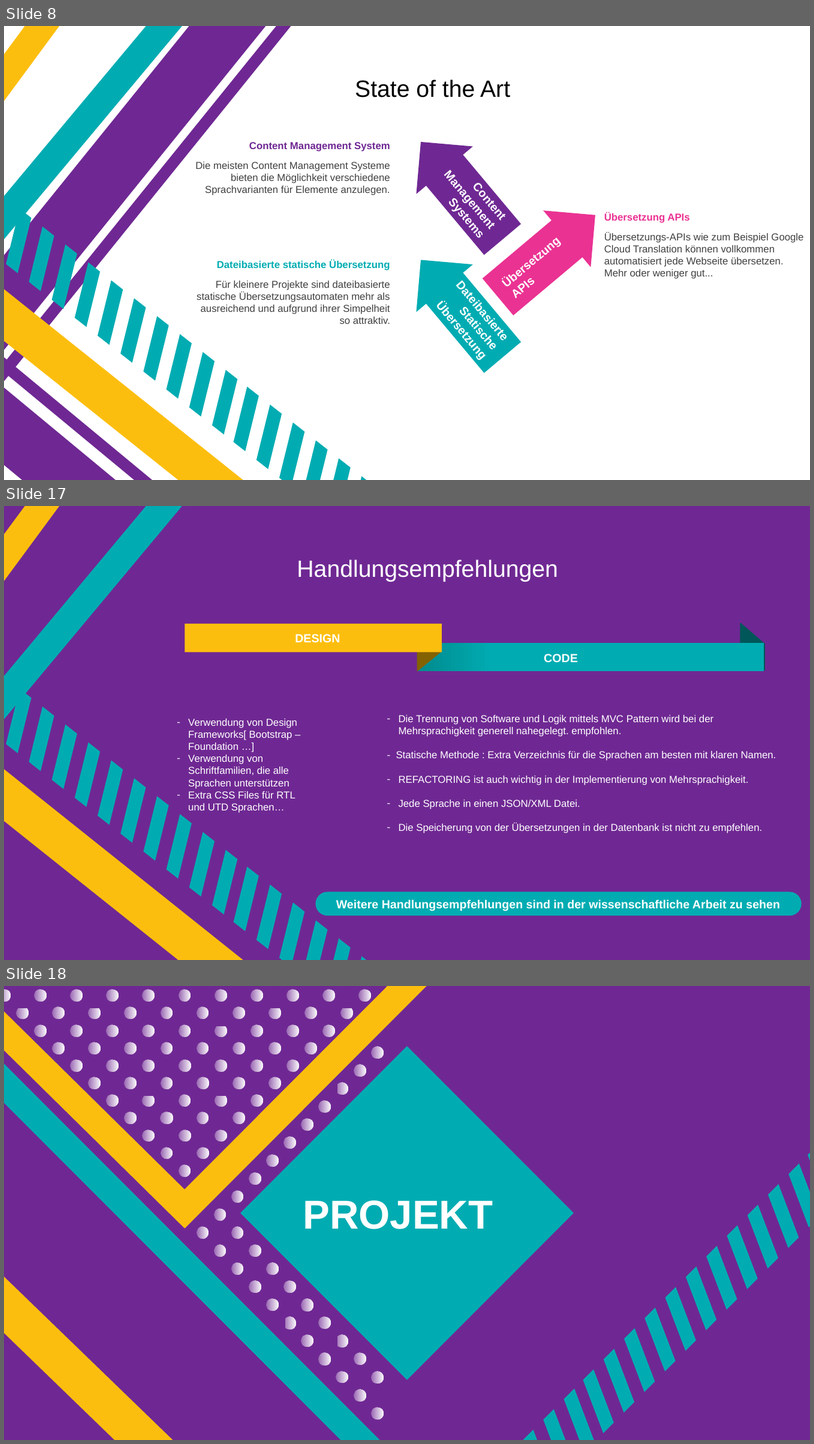
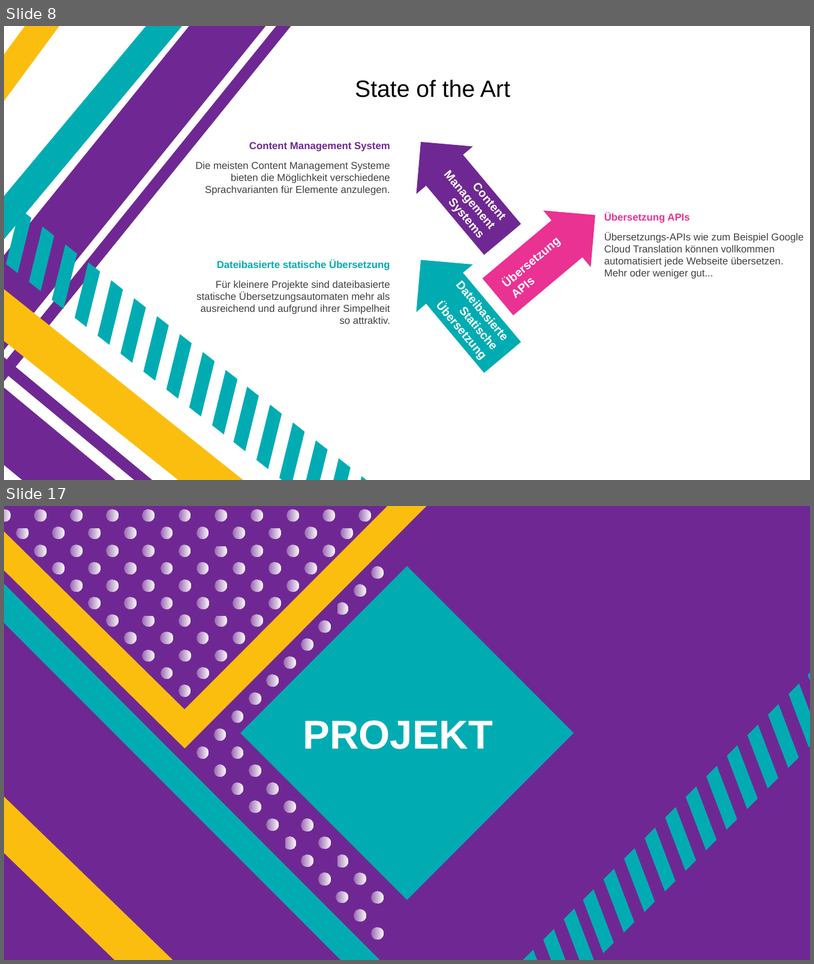
Before and after one commit to Eyssamsh/gui, a slide deck: guiProjekt/downloads/Final Präsentation Mehrsprachigkeit.pptx. Shown one above the other, each under a label of ours: slides 8, 17 and 18 before the commit, slides 8 and 17 after it; the slides between them are not shown. The pictures are 814x1444 and 814x964 pixels, drawn with LibreOffice and Linux fonts; fonts in the diff are those of the drawing. Boxes give left, top, right and bottom in pixels: in the first picture for what was removed or moved away, otherwise in the second. Text is boxed around its words. In the diff, an @@ line names an element or a change of style, - is before the commit and + after.

```diff
--- a/guiProjekt/downloads/Final Präsentation Mehrsprachigkeit.pptx
+++ b/guiProjekt/downloads/Final Präsentation Mehrsprachigkeit.pptx
@@ slide 17 removed at [4,506,810,960], background #6F2893; not listed: 7 template elements that a slide beside it also shows @@
@@ text removed at [297,559,558,582] @@
-Handlungsempfehlungen
@@ group removed at [185,623,765,671]: 2 freeform shapes, 2 rectangles @@
@@ text removed at [295,634,340,643] @@
-DESIGN
@@ text removed at [544,654,578,663] @@
-CODE
@@ text removed at [188,718,297,813] @@
-– Verwendung von Design Frameworks[ Bootstrap – Foundation …]
-– Verwendung von Schriftfamilien, die alle Sprachen unterstützen
-– Extra CSS Files für RTL und UTD Sprachen…
@@ text removed at [396,715,777,833] @@
-– Die Trennung von Software und Logik mittels MVC Pattern wird bei der Mehrsprachigkeit generell nahegelegt. empfohlen.
-- Statische Methode : Extra Verzeichnis für die Sprachen am besten mit klaren Namen.
-– REFACTORING ist auch wichtig in der Implementierung von Mehrsprachigkeit.
-– Jede Sprache in einen JSON/XML Datei.
-– Die Speicherung von der Übersetzungen in der Datenbank ist nicht zu empfehlen.
@@ rounded rectangle removed at [315,891,802,915] @@
-Weitere Handlungsempfehlungen sind in der wissenschaftliche Arbeit zu sehen
@@ what was slide 18 is now slide 17 @@
```
Also in this commit, not shown: 10 slides changed, 2 slides added, 3 other slides removed.
